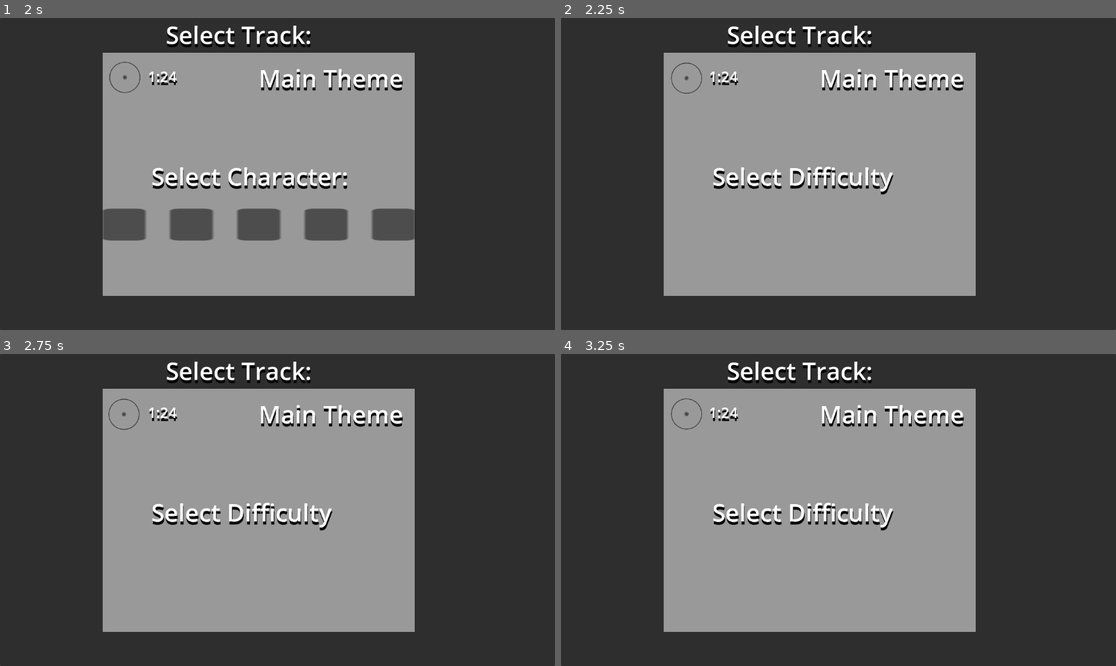
Above: before the commit, frames 1-4 (two rows, left to right).
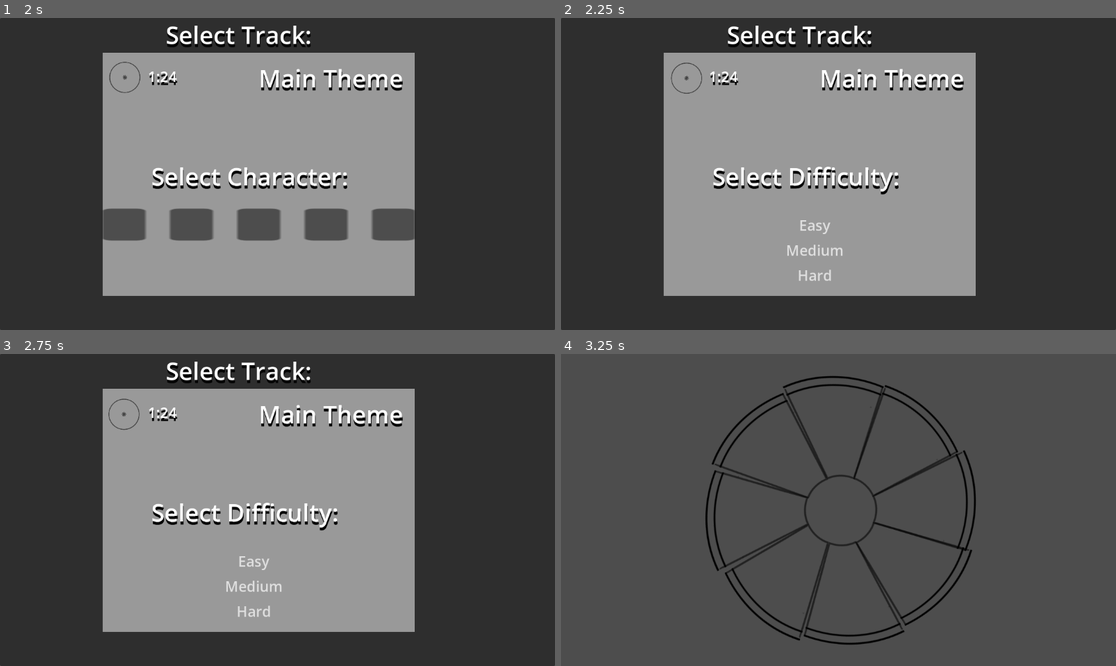
Above: after the commit, the same moments.

Repository: dancroker/RhythmGame
Game: Godot game, scene res://TrackSelect.tscn
The game is run twice, just before and just after one commit, with the same random seed, the same clock (stepped at 60 frames per second) and the same inputs. This scene is started directly instead of the project's main scene.
Inputs (mouse positions are in pixels of both pictures, inside the frame that each line leads up to):
- Up to frame 1 (2 s): click (260, 124) at 0.5 s; click (260, 177) at 1.25 s
- Up to frame 2 (2.25 s): click (683, 223) at 2 s
- Up to frame 3 (2.75 s): no input
- Up to frame 4 (3.25 s): click (816, 584) at 2.75 s, where only the run after the commit has a clickable "Medium"

Frame 1 is identical in both runs. In frame 2, 0.3% of the frame differs, in the area x 40-61%, y 49-85%; in frame 3, 0.3%; in frame 4, 99%, in the area x 0-100%, y 0-100%.

Commit message:
Hooked Up track select menu into main gameflow

Diff:
--- a/rhythm-game/Scripts/game_mode.gd
+++ b/rhythm-game/Scripts/game_mode.gd
@@ -12,7 +12,7 @@
 
 
 func _on_button_pressed() -> void:
-	get_tree().change_scene_to_file("res://gameplay.tscn")
+	get_tree().change_scene_to_file("res://TrackSelect.tscn")
 
 func _on_button_2_pressed() -> void:
 	pass # Replace with function body.
--- a/rhythm-game/Scripts/track_select.gd
+++ b/rhythm-game/Scripts/track_select.gd
@@ -14,6 +14,7 @@
 @onready var panel_2: Panel = $Panel2 #
 @onready var h_box_container: HBoxContainer = $HBoxContainer
 @onready var labelchar: Label = $Labelchar
+@onready var v_box_container_2: VBoxContainer = $VBoxContainer2
 
 
 # Called when the node enters the scene tree for the first time.
@@ -21,6 +22,7 @@
 	panel_2.hide()
 	h_box_container.hide()
 	labelchar.hide()
+	v_box_container_2.hide()
 	pass # Replace with function body.
 
 
@@ -54,7 +56,8 @@
 
 func difficulty():
 	h_box_container.hide()
-	labelchar.text = "Select Difficulty"
+	labelchar.text = "Select Difficulty:"
+	v_box_container_2.show()
 
 func _on_button_char_pressed() -> void:
 	difficulty()
@@ -78,3 +81,15 @@
 func _on_button_char_5_pressed() -> void:
 	difficulty()
 	pass # Replace with function body.
+
+
+func _on_button_diff_pressed() -> void:
+	get_tree().change_scene_to_file("res://gameplay.tscn")
+
+
+func _on_button_diff_2_pressed() -> void:
+	get_tree().change_scene_to_file("res://gameplay.tscn")
+
+
+func _on_button_diff_3_pressed() -> void:
+	get_tree().change_scene_to_file("res://gameplay.tscn")
--- a/rhythm-game/TrackSelect.tscn
+++ b/rhythm-game/TrackSelect.tscn
@@ -11,6 +11,12 @@
 corner_radius_bottom_left = 16
 
 [sub_resource type="StyleBoxFlat" id="StyleBoxFlat_lx3aw"]
+
+[sub_resource type="StyleBoxFlat" id="StyleBoxFlat_jctyy"]
+corner_radius_top_left = 16
+corner_radius_top_right = 16
+corner_radius_bottom_right = 16
+corner_radius_bottom_left = 16
 
 [node name="Control" type="Control" unique_id=626703200]
 layout_mode = 3
@@ -110,6 +116,47 @@
 grow_horizontal = 2
 grow_vertical = 2
 theme_override_styles/panel = SubResource("StyleBoxFlat_lx3aw")
+
+[node name="VBoxContainer2" type="VBoxContainer" parent="." unique_id=1529553888]
+visible = false
+layout_mode = 1
+anchors_preset = 8
+anchor_left = 0.5
+anchor_top = 0.5
+anchor_right = 0.5
+anchor_bottom = 0.5
+offset_left = -185.0
+offset_top = 85.0
+offset_right = 87.0
+offset_bottom = 232.0
+grow_horizontal = 2
+grow_vertical = 2
+theme_override_constants/separation = 8
+
+[node name="ButtonDiff" type="Button" parent="VBoxContainer2" unique_id=955245383]
+layout_mode = 2
+size_flags_vertical = 3
+theme_override_colors/icon_normal_color = Color(0.29803923, 0.29803923, 0.29803923, 1)
+theme_override_colors/icon_focus_color = Color(0.29803923, 0.29803923, 0.29803923, 1)
+theme_override_colors/icon_pressed_color = Color(0.29803923, 0.29803923, 0.29803923, 1)
+theme_override_colors/icon_hover_color = Color(0.29803923, 0.29803923, 0.29803923, 1)
+theme_override_font_sizes/font_size = 30
+theme_override_styles/normal = SubResource("StyleBoxFlat_jctyy")
+text = "Easy"
+
+[node name="ButtonDiff2" type="Button" parent="VBoxContainer2" unique_id=1750482543]
+layout_mode = 2
+size_flags_vertical = 3
+theme_override_font_sizes/font_size = 30
+theme_override_styles/normal = SubResource("StyleBoxFlat_jctyy")
+text = "Medium"
+
+[node name="ButtonDiff3" type="Button" parent="VBoxContainer2" unique_id=1065970836]
+layout_mode = 2
+size_flags_vertical = 3
+theme_override_font_sizes/font_size = 30
+theme_override_styles/normal = SubResource("StyleBoxFlat_jctyy")
+text = "Hard"
 
 [node name="HBoxContainer" type="HBoxContainer" parent="." unique_id=1652118092]
 layout_mode = 0
@@ -305,6 +352,9 @@
 script = ExtResource("2_lx3aw")
 
 [connection signal="pressed" from="Button2" to="." method="_on_button_2_pressed"]
+[connection signal="pressed" from="VBoxContainer2/ButtonDiff" to="." method="_on_button_diff_pressed"]
+[connection signal="pressed" from="VBoxContainer2/ButtonDiff2" to="." method="_on_button_diff_2_pressed"]
+[connection signal="pressed" from="VBoxContainer2/ButtonDiff3" to="." method="_on_button_diff_3_pressed"]
 [connection signal="pressed" from="HBoxContainer/ButtonChar" to="." method="_on_button_char_pressed"]
 [connection signal="pressed" from="HBoxContainer/ButtonChar2" to="." method="_on_button_char_2_pressed"]
 [connection signal="pressed" from="HBoxContainer/ButtonChar3" to="." method="_on_button_char_3_pressed"]
